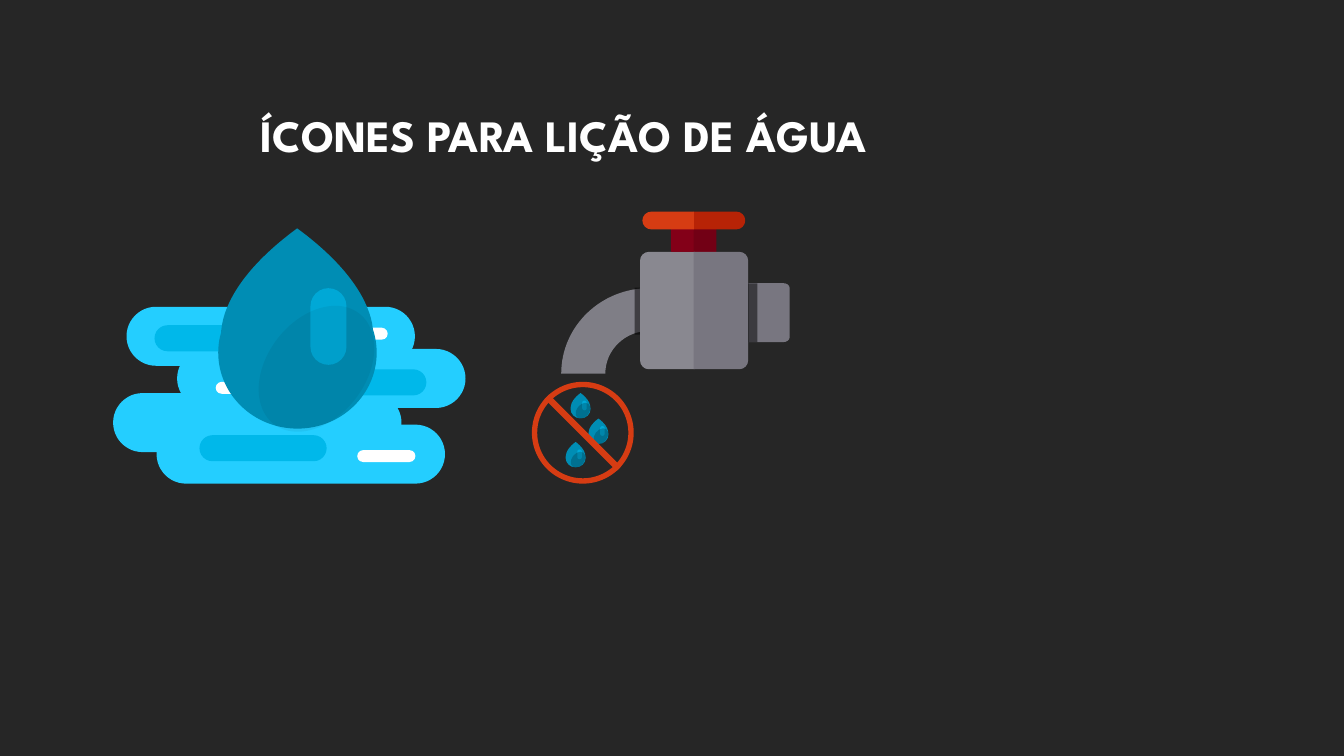
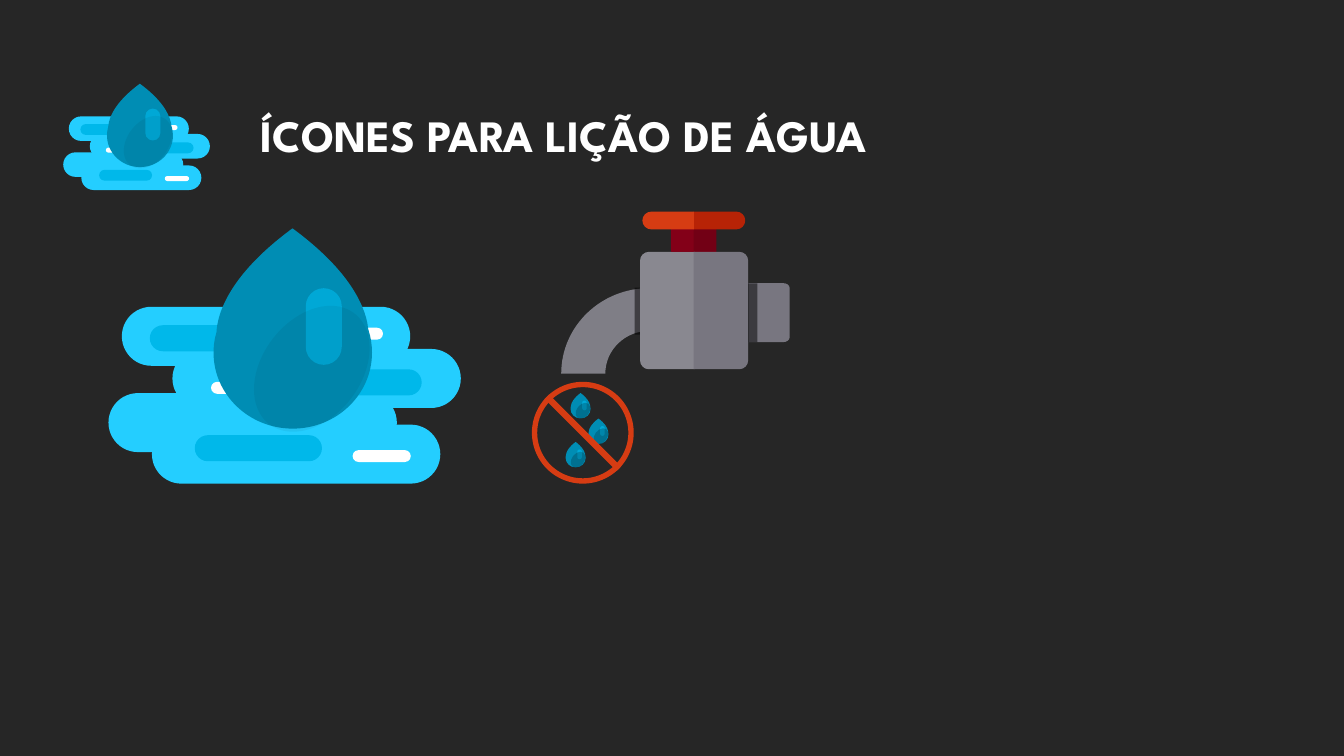
Before and after one commit to pedrogmo/projetopp2, a slide deck: slide 19 of slide/Apresentação1.pptx. Drawn at 1344x756 pixels with LibreOffice and Linux fonts; fonts in the diff are those of the drawing; background and template pictures are left out. Boxes give left, top, right and bottom in pixels: in the first picture for what was removed or moved away, otherwise in the second. Text is boxed around its words. In the diff, an @@ line names an element or a change of style, - is before the commit and + after.

```diff
--- a/slide/Apresentação1.pptx
+++ b/slide/Apresentação1.pptx
@@ group added at (64,84,210,190): 11 rounded rectangles, 1 freeform shape, 1 ellipse @@
@@ 11 rounded rectangles, 1 freeform shape, 1 ellipse: place and size @@
-11 rounded rectangles, 1 freeform shape, 1 ellipse at (113,229,466,484)
+11 rounded rectangles, 1 freeform shape, 1 ellipse at (109,229,461,484)
```
Also in this commit, not shown: 3 other slides changed, 8 other files.
